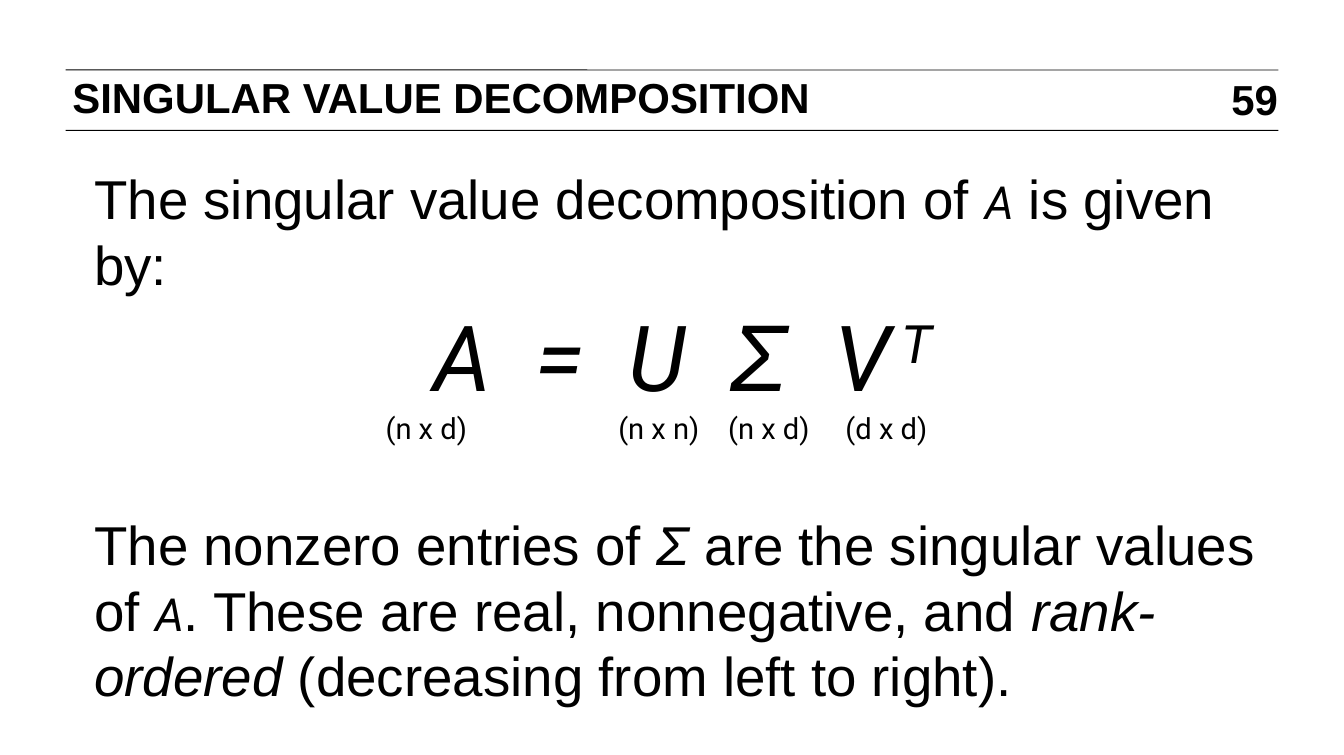
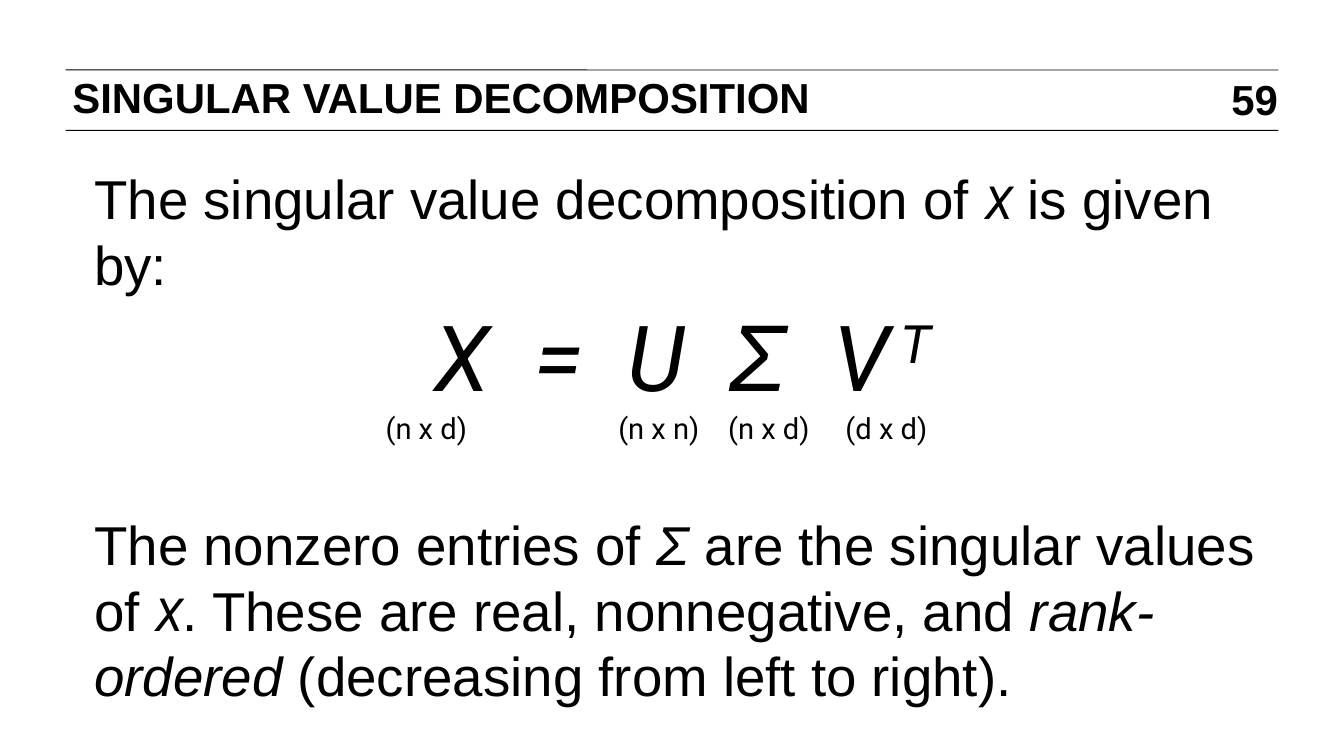
Before and after one commit to ajschumacher/gadsdc, a slide deck: slide 59 of 18-dim_reduc/slides.pptx. Drawn at 1344x755 pixels with LibreOffice and Linux fonts; fonts in the diff are those of the drawing. Boxes give left, top, right and bottom in pixels: in the first picture for what was removed or moved away, otherwise in the second. Text is boxed around its words. In the diff, an @@ line names an element or a change of style, - is before the commit and + after.

```diff
--- a/18-dim_reduc/slides.pptx
+++ b/18-dim_reduc/slides.pptx
@@ text at (x1=94, y1=179, x2=1213, y2=392): text changed @@
-The singular value decomposition of A is given by:
-A = U Σ VT
+The singular value decomposition of X is given by:
+X = U Σ VT
@@ text at (x1=94, y1=525, x2=1254, y2=706): text changed @@
-The nonzero entries of Σ are the singular values of A. These are real, nonnegative, and rank-ordered (decreasing from left to right).
+The nonzero entries of Σ are the singular values of X. These are real, nonnegative, and rank-ordered (decreasing from left to right).
```
Also in this commit, not shown: 23 other slides changed, 1 other file.
